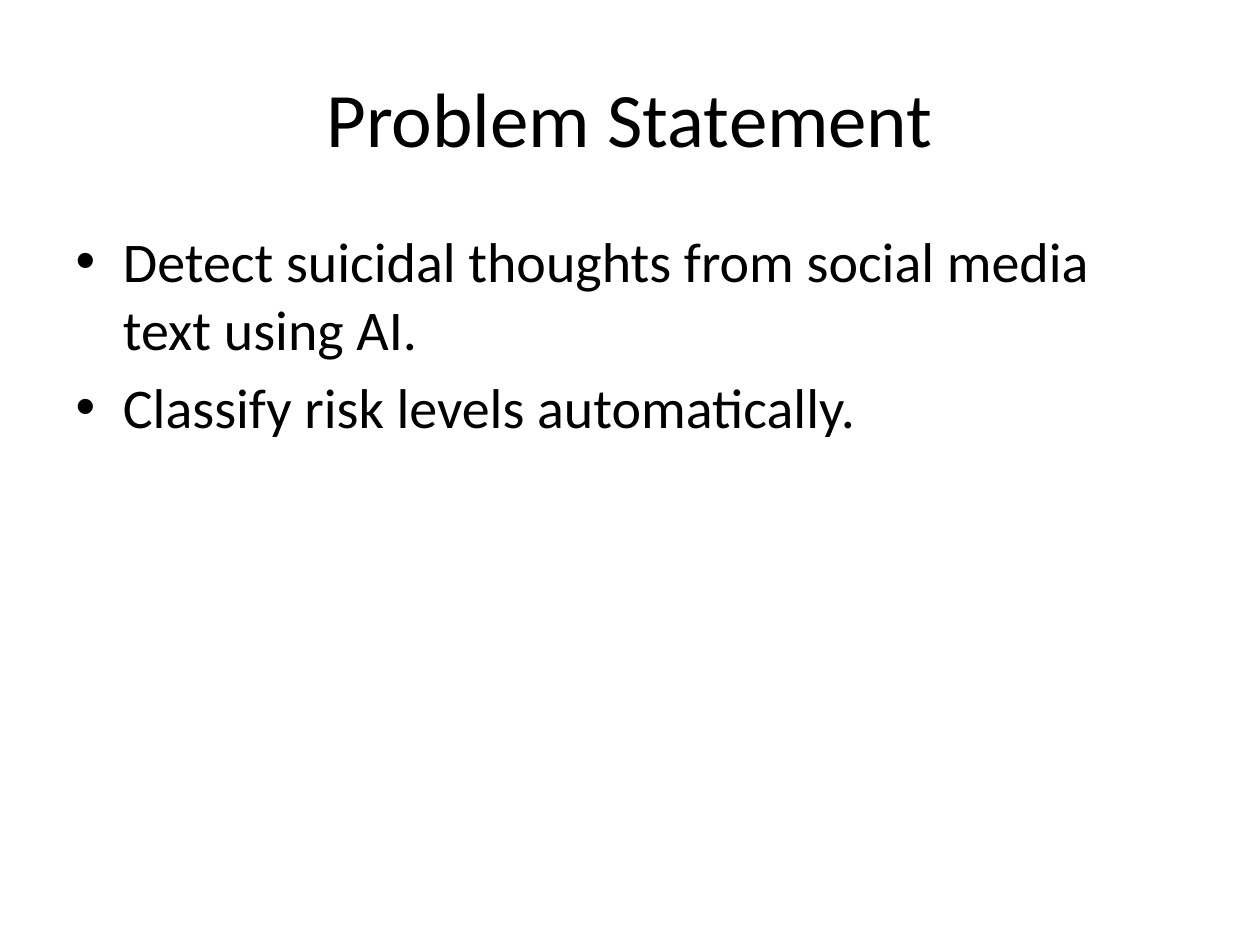
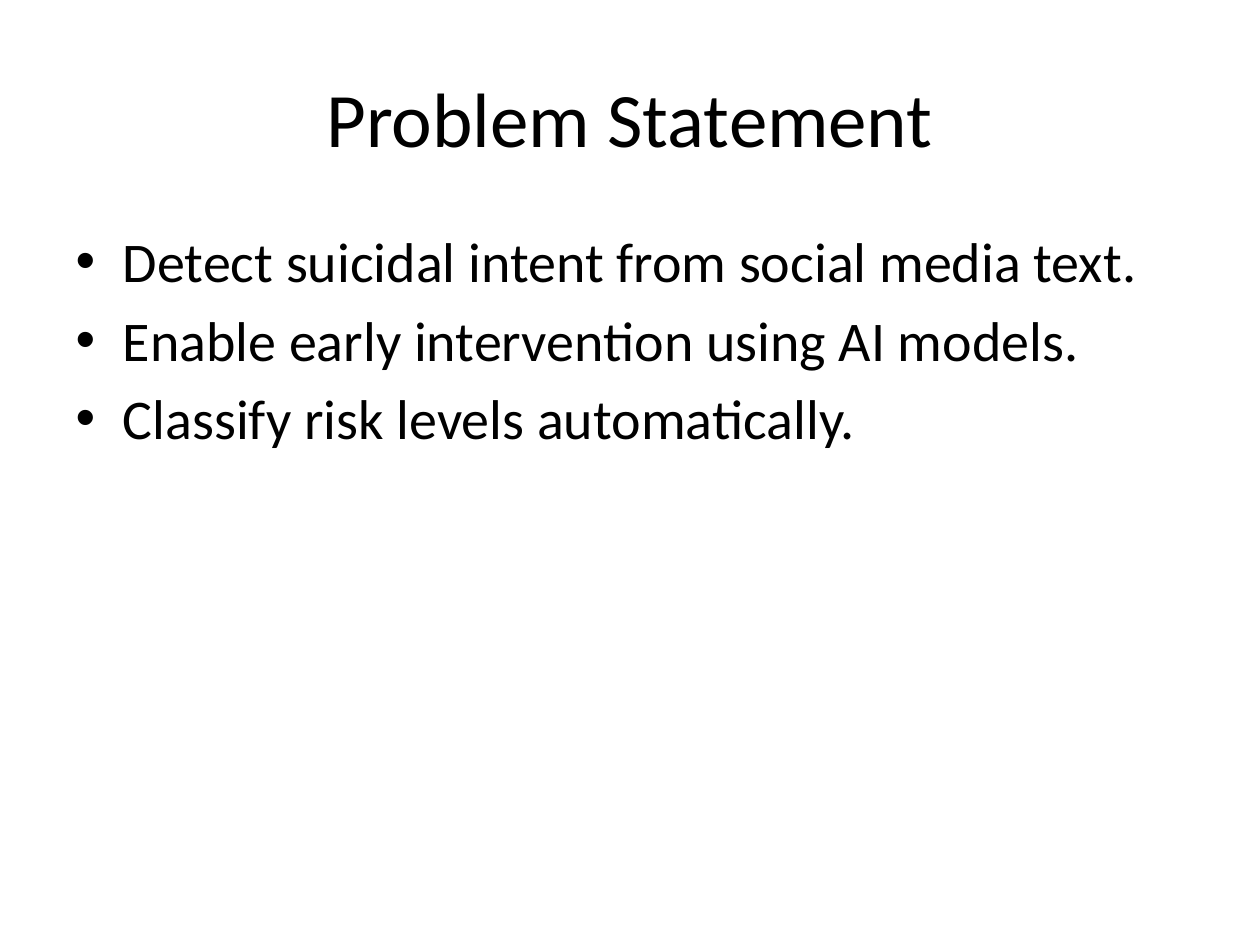
Before and after one commit to Keerthick2309/Suicidal-Detection-AI, a slide deck: slide 2 of Suicide_AI_Project_Presentation.pptx. Drawn at 1260x945 pixels with LibreOffice and Linux fonts; fonts in the diff are those of the drawing. Boxes give left, top, right and bottom in pixels: in the first picture for what was removed or moved away, otherwise in the second. Text is boxed around its words. In the diff, an @@ line names an element or a change of style, - is before the commit and + after.

```diff
--- a/Suicide_AI_Project_Presentation.pptx
+++ b/Suicide_AI_Project_Presentation.pptx
@@ text at bbox=[123, 243, 1136, 371]: text changed @@
-• Detect suicidal thoughts from social media text using AI.
+• Detect suicidal intent from social media text.
+• Enable early intervention using AI models.
```
Also in this commit, not shown: 9 other slides changed, 2 slides added, 1 slide removed.
